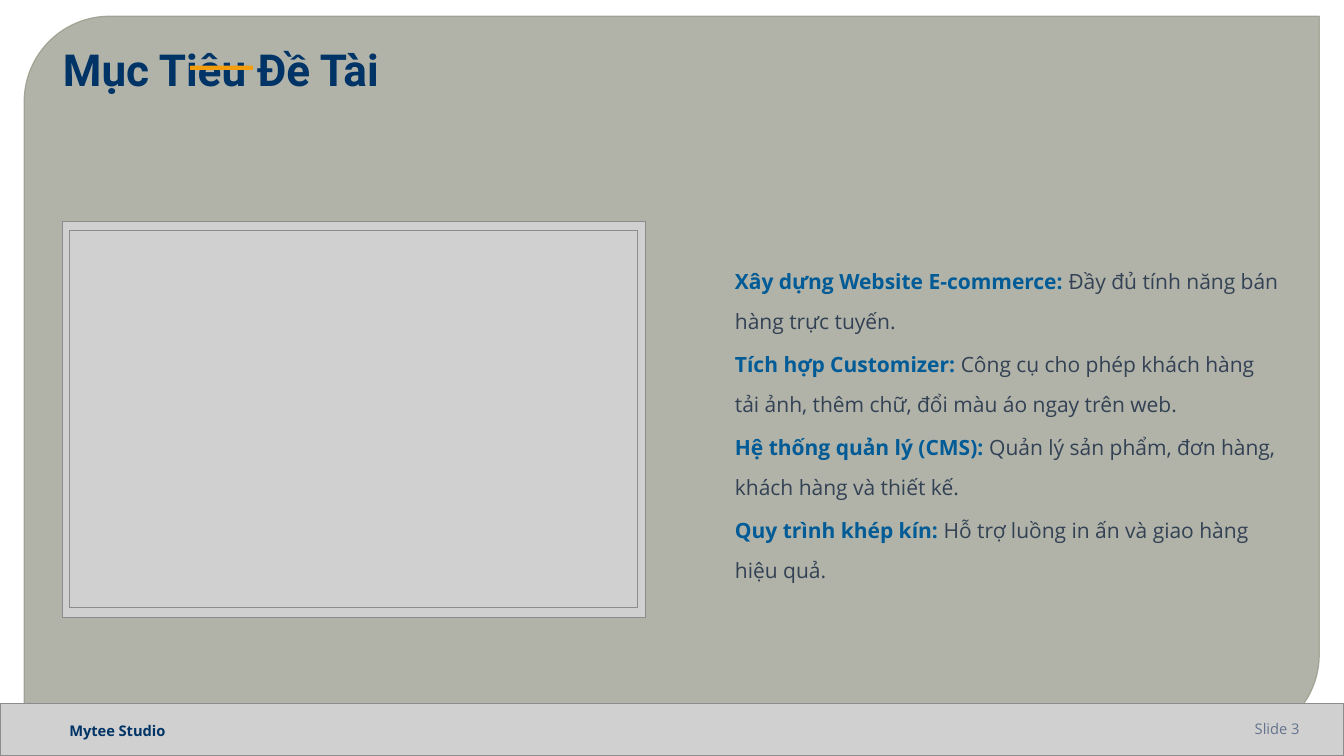
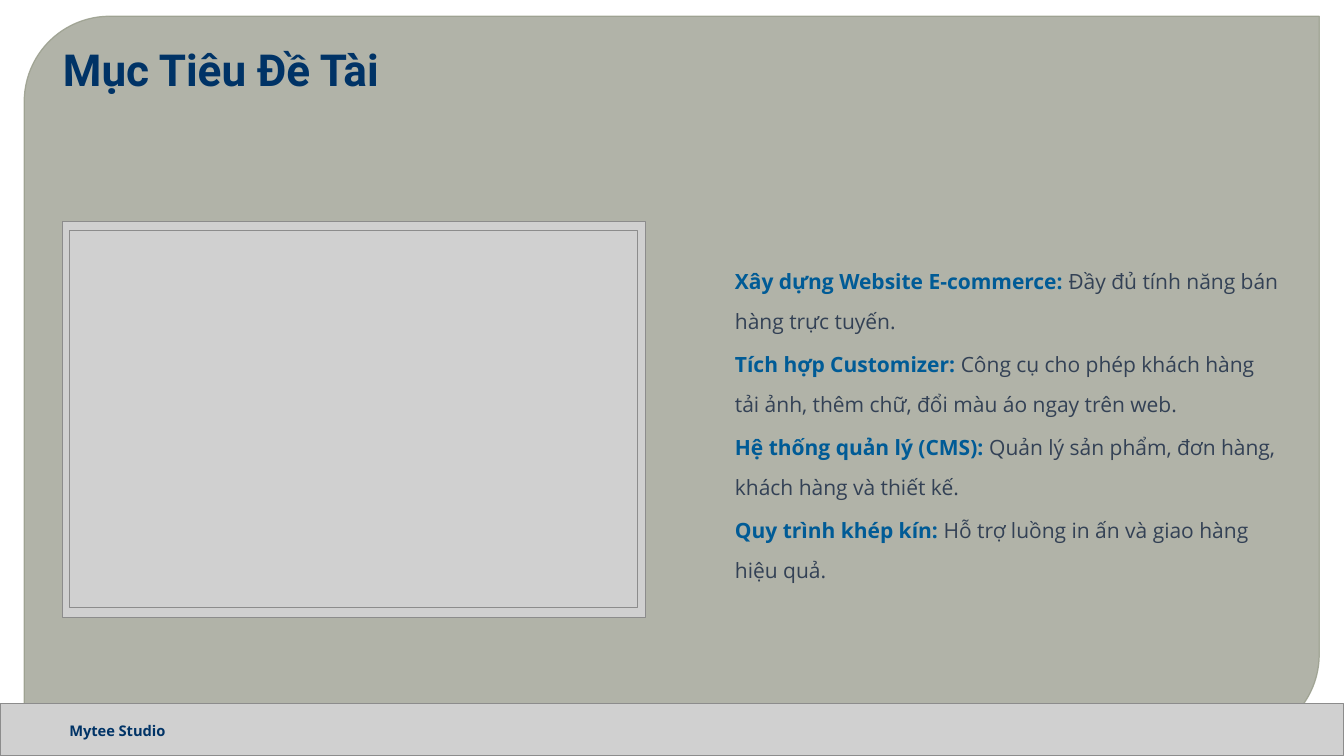
Before and after one commit to baongoc1710/cn-da22ttb-vobaongoc-shop-editor, a slide deck: slide 3 of Báo Cáo Đồ Án CN - Mytee Studio.pptx. Drawn at 1344x756 pixels with LibreOffice and Linux fonts; fonts in the diff are those of the drawing; grey boxes stand for pictures; background and template pictures are left out. Boxes give left, top, right and bottom in pixels: in the first picture for what was removed or moved away, otherwise in the second. Text is boxed around its words. In the diff, an @@ line names an element or a change of style, - is before the commit and + after.

```diff
--- a/Báo Cáo Đồ Án CN - Mytee Studio.pptx
+++ b/Báo Cáo Đồ Án CN - Mytee Studio.pptx
@@ rectangle removed at (191, 66, 253, 70) @@
@@ text removed at (1255, 723, 1299, 734) @@
-Slide 3
```
Also in this commit, not shown: 7 other slides changed, 4 slides added, 7 slides removed, 11 other files.
